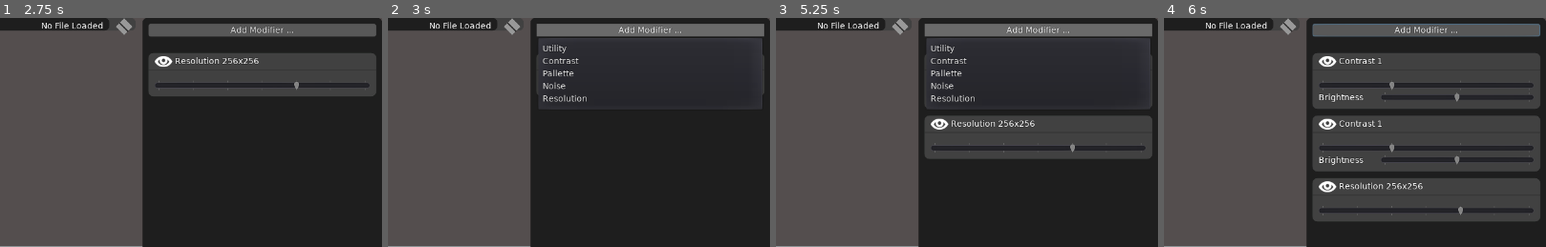
Above: before the commit, frames 1-4 (left to right).
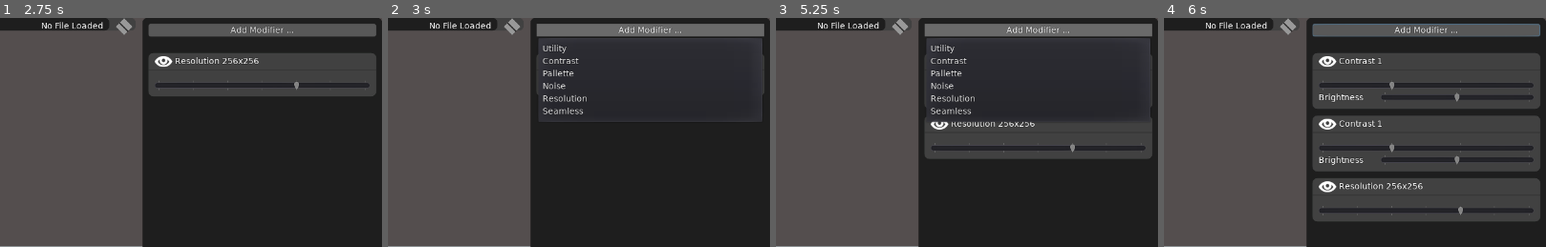
Above: after the commit, the same moments.

Repository: jackaperkins/texrex
Game: Godot game, scene res://main.tscn
Two runs of this game, one before a commit and one after it. Both use one fixed random seed, a clock stepped at 60 frames per second and the inputs below.
Inputs (mouse positions are % of the whole screen's width and height, from its top left):
- Up to frame 1 (2.75 s): click (71, 10) at 0.5 s; click (71, 10) at 1.25 s; click "TILE YEAAAAH" at 2 s
- Up to frame 2 (3 s): click "Add Modifier ..." at 2.75 s
- Up to frame 3 (5.25 s): click (84, 10) at 3.5 s; click "TILE YEAAAAH" at 4.25 s; click "Add Modifier ..." at 5 s
- Up to frame 4 (6 s): click (84, 10) at 5.77 s
The pictures show only the part of the screen within x 50-100%, y 0-50%; the shares and areas given below are measured in that part.

Frame 1 is identical in both runs. In frame 2, 0.3% of the frame differs, in the area x 39-98%, y 39-46%; in frame 3, 0.6%; in frame 4, nothing differs.

Commit message:
add perfectly working seamless modifier!!

Diff:
--- /dev/null
+++ b/texrex/modifiers/seamless/m_render_seamless.tres
@@ -0,0 +1,9 @@
+[gd_resource type="ShaderMaterial" load_steps=3 format=2]
+
+[ext_resource path="res://modifiers/seamless/seamless.shader" type="Shader" id=1]
+[ext_resource path="res://textures/splat_map.png" type="Texture" id=2]
+
+[resource]
+shader = ExtResource( 1 )
+shader_param/distance = 10.0
+shader_param/splatMap = ExtResource( 2 )
--- /dev/null
+++ b/texrex/modifiers/seamless/modifier_seamless.gd
@@ -0,0 +1,19 @@
+extends Modifier
+onready var mat:ShaderMaterial = load('res://modifiers/seamless/m_render_seamless.tres')
+
+
+# Called when the node enters the scene tree for the first time.
+func _ready():
+	mat = mat.duplicate()
+	set_label("Seamless")
+#	add_primary_child($Invert)
+	hide_secondary_toggle()
+
+func process_image(incoming:Image):
+	# required to feed our image into a shadermaterial and get it back!
+	var image_texture:ImageTexture = ImageTexture.new()
+	image_texture.create_from_image(incoming)
+	mat.set_shader_param('tex', image_texture)
+
+	yield(process_shader(mat, incoming.get_size(), image), 'completed')
+	needs_processing = false
--- /dev/null
+++ b/texrex/modifiers/seamless/modifier_seamless.tscn
@@ -0,0 +1,17 @@
+[gd_scene load_steps=4 format=2]
+
+[ext_resource path="res://modifiers/seamless/modifier_seamless.gd" type="Script" id=1]
+[ext_resource path="res://modifiers/modifier_base.tscn" type="PackedScene" id=2]
+[ext_resource path="res://theme/main_theme.tres" type="Theme" id=3]
+
+[node name="Control" type="PanelContainer"]
+anchor_right = 1.0
+anchor_bottom = 1.0
+theme = ExtResource( 3 )
+
+[node name="Modifier" parent="." instance=ExtResource( 2 )]
+anchor_right = 0.0
+margin_left = 0.0
+margin_right = 1280.0
+margin_bottom = 768.0
+script = ExtResource( 1 )
--- /dev/null
+++ b/texrex/modifiers/seamless/seamless.shader
@@ -0,0 +1,38 @@
+shader_type canvas_item;
+
+uniform sampler2D tex : hint_black;
+uniform sampler2D splatMap;
+uniform float distance = 10;
+
+float rand(vec2 co){
+    return fract(sin(dot(co.xy ,vec2(12.9898,78.233))) * 43758.5453);
+}
+
+float mapping(float x) {
+	float lower = mix(1, 0, clamp(x*distance,0,1));
+	float upper = mix(0, 1, clamp((x-(1.0 - 1.0/distance))*distance, 0, 1) );
+	return max(lower, upper);
+}
+
+float rand_split(float span, vec2 co){
+	return rand(co)*2.0*span - span;
+}
+
+void fragment() {
+	vec4 UVFromSplat =  texture(splatMap, UV);
+
+	vec4 baseColor = texture(tex, UV);
+
+	vec2 splatUVs = fract(vec2(UVFromSplat.r + UVFromSplat.b, UVFromSplat.g) + fract(UV+vec2(0.5,0.5)));
+	splatUVs = vec2(0.2,0.2) + splatUVs * 0.8;
+
+	vec4 splatted = texture(tex, splatUVs);
+
+
+
+	float fader = max(mapping(UV.x), mapping(UV.y));
+	baseColor = mix(baseColor, splatted, fader);
+//	pixelColor = texture(tex, UV);
+
+	COLOR = baseColor;
+}
--- a/texrex/ui/AddModifiersPopup.gd
+++ b/texrex/ui/AddModifiersPopup.gd
@@ -8,6 +8,7 @@
 	{'Pallette': load('res://modifiers/pallette/modifier_pallette.tscn')},
 	{'Noise': load('res://modifiers/noise/modifier_noise.tscn')},
 	{'Resolution': load('res://modifiers/resolution/modifier_resolution.tscn')},
+	{'Seamless': load('res://modifiers/seamless/modifier_seamless.tscn')}
 ]
 
 
Binary file added: texrex/textures/splat_map.png
Not shown, added: texrex/textures/splat_map.png.import
Not shown, added: sample_textures/UVMap.png
Not shown, added: texrex/textures/splat_map.png~
